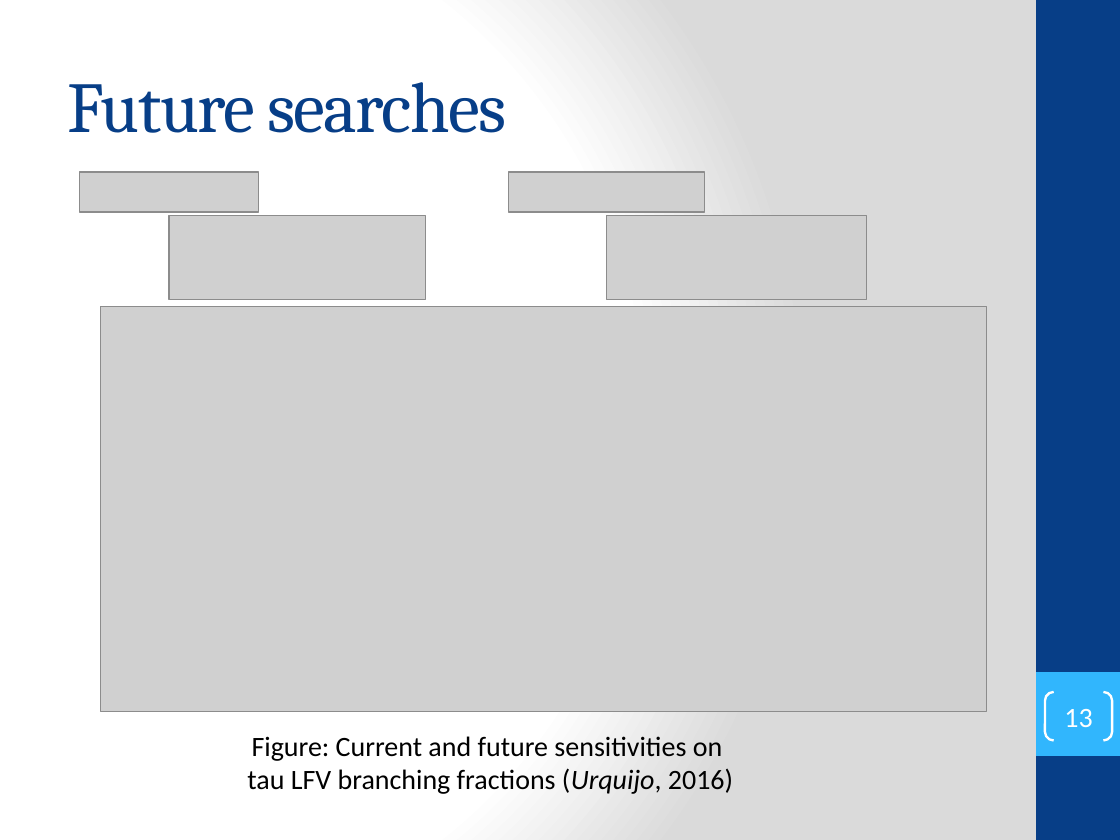
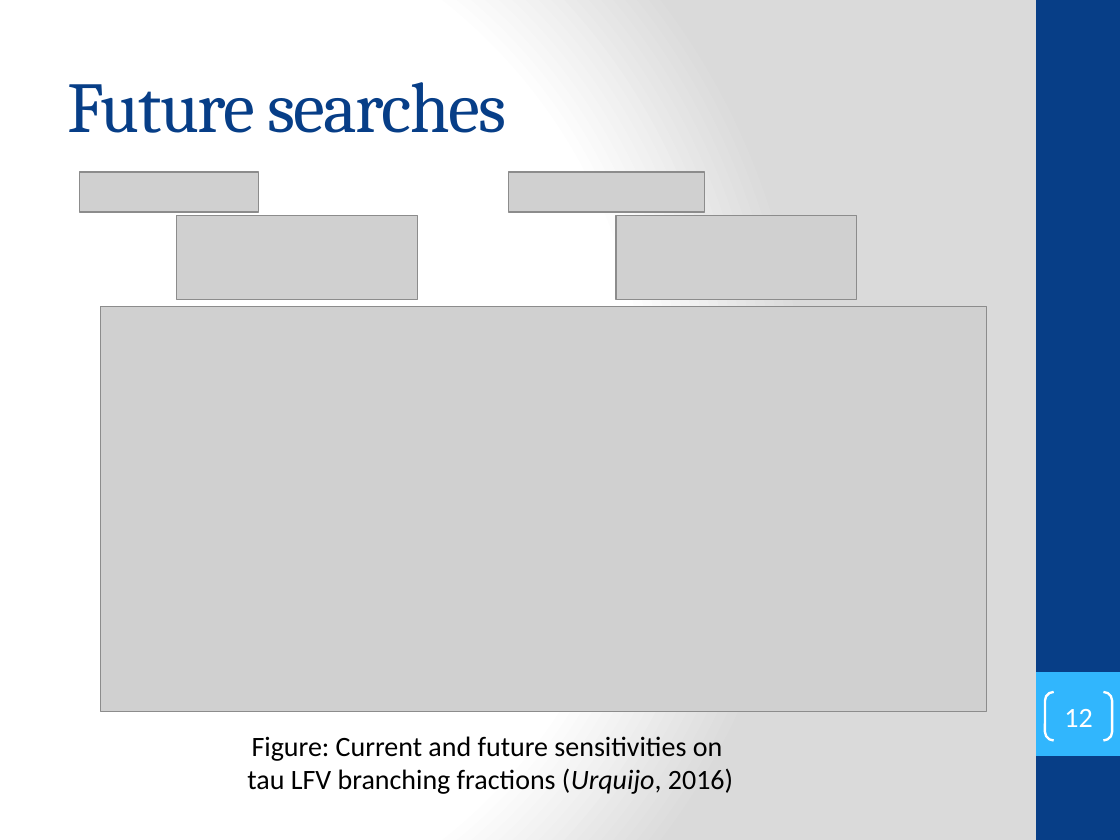
Before and after one commit to secret-agent-drone/lit-review, a slide deck: slide 12 of LiteratureReview_talk/lit_review_talk.pptx (slide 13 before the commit). Drawn at 1120x840 pixels with LibreOffice and Linux fonts; fonts in the diff are those of the drawing; grey boxes stand for pictures. Boxes give left, top, right and bottom in pixels: in the first picture for what was removed or moved away, otherwise in the second. Text is boxed around its words. In the diff, an @@ line names an element or a change of style, - is before the commit and + after.

```diff
--- a/LiteratureReview_talk/lit_review_talk.pptx
+++ b/LiteratureReview_talk/lit_review_talk.pptx
@@ picture: place and size @@
-picture at <box>169,215,426,299</box>
+picture at <box>177,215,418,299</box>
@@ picture: place and size @@
-picture at <box>606,215,867,299</box>
+picture at <box>616,215,857,299</box>
@@ page number at <box>1064,709,1092,727</box>: text changed @@
-13
+12
```
Also in this commit, not shown: 6 other slides changed, 1 slide added, 2 slides removed, 10 other files.
